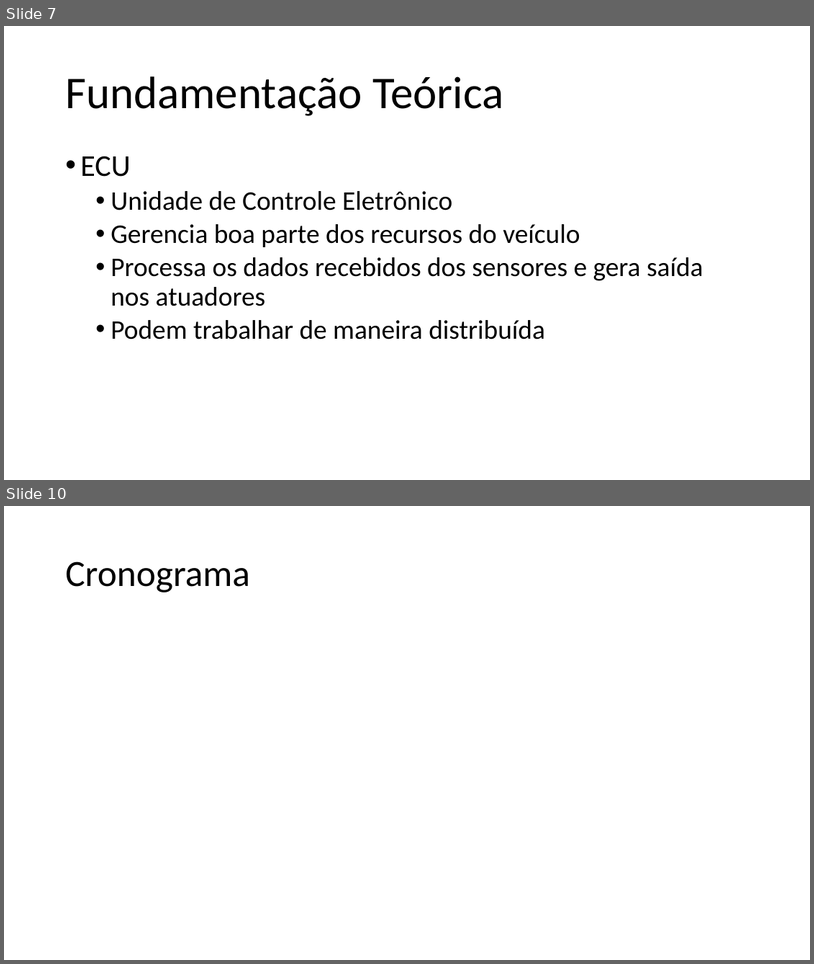
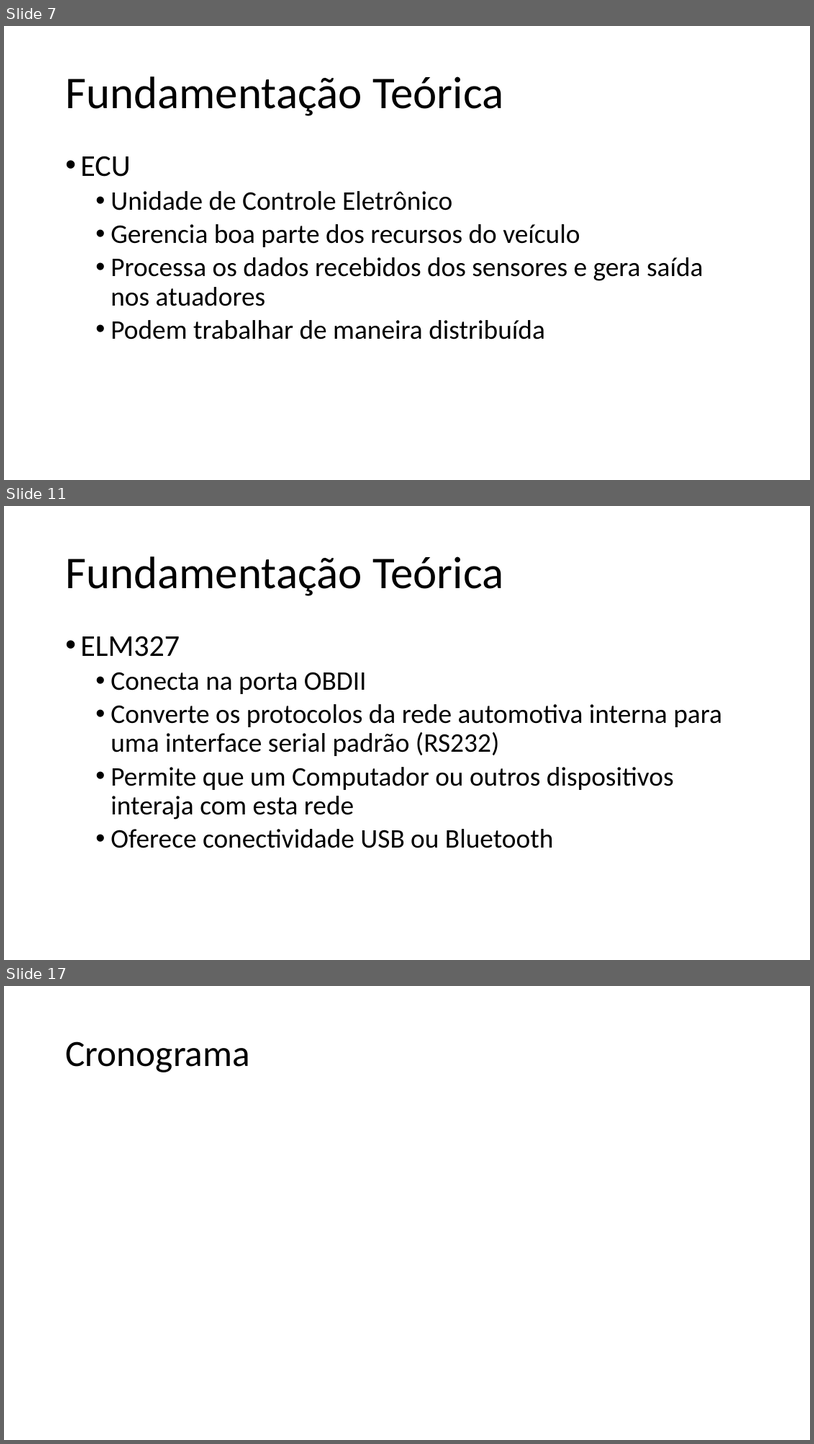
Before and after one commit to ruanlas/TADS2015, a slide deck: TCC-documentos/Apresentacao/TCC_v2.pptx. Shown one above the other, each under a label of ours: slides 7 and 10 before the commit, slides 7, 11 and 17 after it; the slides between them are not shown. The pictures are 814x964 and 814x1444 pixels, drawn with LibreOffice and Linux fonts; fonts in the diff are those of the drawing. Boxes give left, top, right and bottom in pixels: in the first picture for what was removed or moved away, otherwise in the second. Text is boxed around its words. In the diff, an @@ line names an element or a change of style, - is before the commit and + after.

```diff
--- a/TCC-documentos/Apresentacao/TCC_v2.pptx
+++ b/TCC-documentos/Apresentacao/TCC_v2.pptx
@@ slide 11 added at <box>4,506,810,960</box>, background #FFFFFF @@
@@ title added at <box>65,556,504,596</box>, 54 pt, text #000000 @@
+Fundamentação Teórica
@@ text added at <box>80,636,723,848</box>, 32 pt, text #000000 @@
+• ELM327
+  • Conecta na porta OBDII
+  • Converte os protocolos da rede automotiva interna para uma interface serial padrão (RS232)
+  • Permite que um Computador ou outros dispositivos interaja com esta rede
+  • Oferece conectividade USB ou Bluetooth
@@ what was slide 10 is now slide 17 @@
```
Also in this commit, not shown: 3 slides changed, 6 other slides added, 2 other files.
